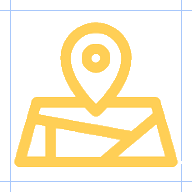
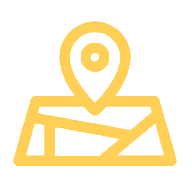
Comparing the layer stacks of the two 192 × 192 images. Changes:
painted on "Pasted Layer" over (13, 21, 182, 167)
removed layer "icon.psd" (was 50%) over (0, 0, 192, 192)
